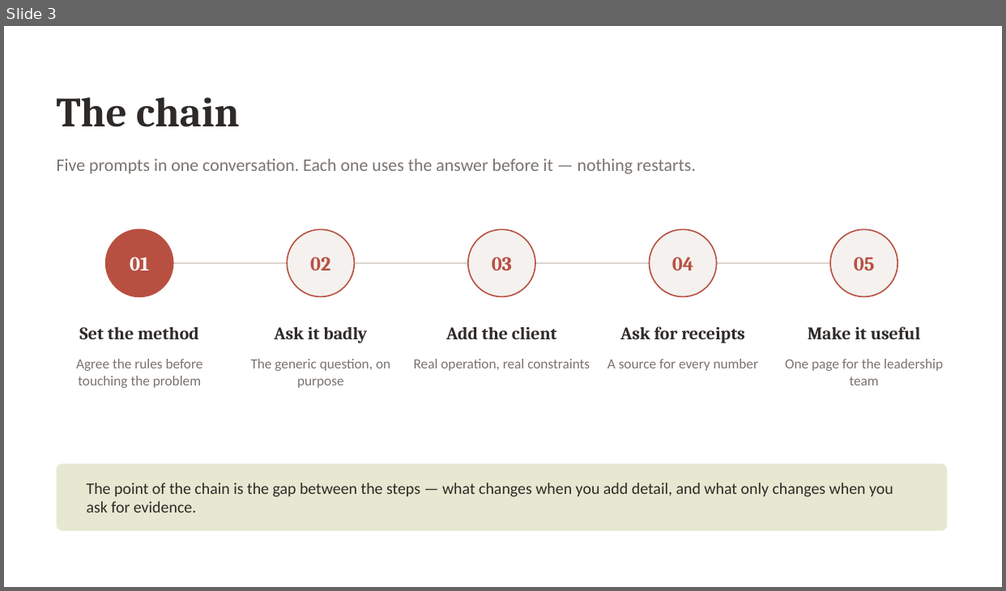
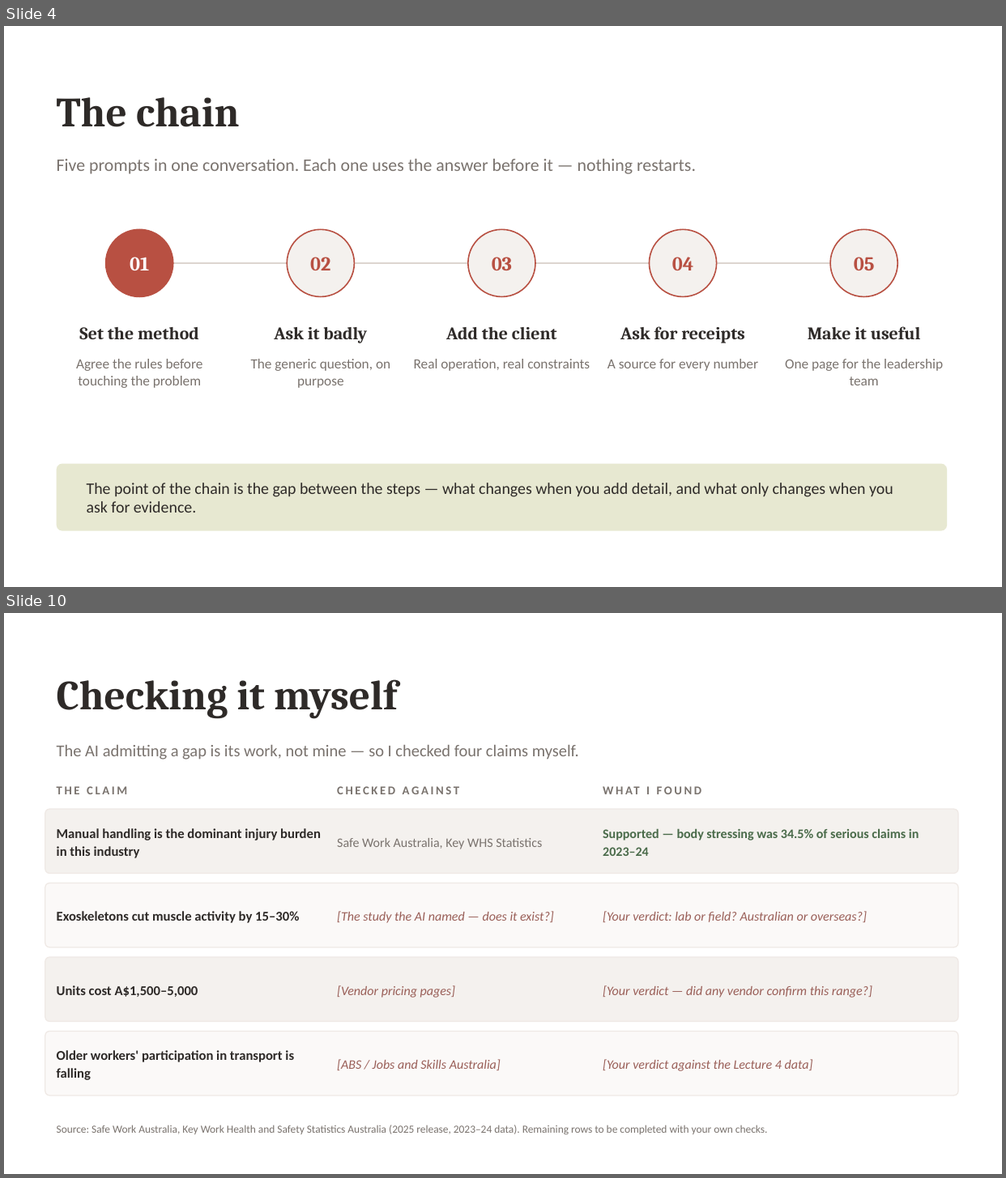
Before and after one commit to danielfrancogomez-wq/My-computer-claude-code, a slide deck: Followmont-Prompt-Chain.pptx. Shown one above the other, each under a label of ours: slide 3 before the commit, slides 4 and 10 after it; the slides between them are not shown. The pictures are 1006x591 and 1006x1178 pixels, drawn with LibreOffice and Linux fonts; fonts in the diff are those of the drawing. Boxes give left, top, right and bottom in pixels: in the first picture for what was removed or moved away, otherwise in the second. Text is boxed around its words. In the diff, an @@ line names an element or a change of style, - is before the commit and + after.

```diff
--- a/Followmont-Prompt-Chain.pptx
+++ b/Followmont-Prompt-Chain.pptx
@@ slide 10 added at <box>4,613,1002,1174</box>, background #FFFFFF @@
@@ text added at <box>57,679,397,719</box>, 40 pt, text #2E2A28, bold @@
+Checking it myself
@@ text added at <box>57,745,579,760</box>, 16 pt, text #7A736E @@
+The AI admitting a gap is its work, not mine — so I checked four claims myself.
@@ text added at <box>57,786,127,794</box>, 11.5 pt, text #7A736E, bold @@
+THE CLAIM
@@ text added at <box>337,786,459,794</box>, 11.5 pt, text #7A736E, bold @@
+CHECKED AGAINST
@@ text added at <box>646,786,650,794</box>, 11.5 pt, text #7A736E, bold @@
+WHAT I FOUND
@@ rounded rectangle added at <box>45,809,958,874</box>, fill #F4F1EE, outline #EFE9E5 1 pt @@
@@ text added at <box>57,828,321,858</box>, 13 pt, text #2E2A28, bold @@
+Manual handling is the dominant injury burden in this industry
@@ text added at <box>603,828,919,856</box>, 12.5 pt, text #4A6B4A, bold @@
+Supported — body stressing was 34.5% of serious claims in 2023–24
@@ text added at <box>337,838,542,850</box>, 12.5 pt, text #7A736E @@
+Safe Work Australia, Key WHS Statistics
@@ rounded rectangle added at <box>45,884,958,948</box>, fill #FBF9F8, outline #EFE9E5 1 pt @@
@@ text added at <box>57,911,299,923</box>, 13 pt, text #2E2A28, bold @@
+Exoskeletons cut muscle activity by 15–30%
@@ text added at <box>337,911,554,923</box>, 12.5 pt, text #9A5F58, italic @@
+[The study the AI named — does it exist?]
@@ text added at <box>603,911,867,922</box>, 12.5 pt, text #9A5F58, italic @@
+[Your verdict: lab or field? Australian or overseas?]
@@ rounded rectangle added at <box>45,957,958,1022</box>, fill #F4F1EE, outline #EFE9E5 1 pt @@
@@ text added at <box>57,986,198,997</box>, 13 pt, text #2E2A28, bold @@
+Units cost A$1,500–5,000
@@ text added at <box>337,986,455,998</box>, 12.5 pt, text #9A5F58, italic @@
+[Vendor pricing pages]
@@ text added at <box>603,986,872,998</box>, 12.5 pt, text #9A5F58, italic @@
+[Your verdict — did any vendor confirm this range?]
@@ rounded rectangle added at <box>45,1032,958,1096</box>, fill #FBF9F8, outline #EFE9E5 1 pt @@
@@ text added at <box>57,1050,294,1080</box>, 13 pt, text #2E2A28, bold @@
+Older workers' participation in transport is falling
@@ text added at <box>337,1059,501,1071</box>, 12.5 pt, text #9A5F58, italic @@
+[ABS / Jobs and Skills Australia]
@@ text added at <box>603,1059,813,1071</box>, 12.5 pt, text #9A5F58, italic @@
+[Your verdict against the Lecture 4 data]
@@ text added at <box>57,1125,768,1135</box>, 10.5 pt, text #7A736E @@
+Source: Safe Work Australia, Key Work Health and Safety Statistics Australia (2025 release, 2023–24 data). Remaining rows to be completed with your own checks.
@@ what was slide 3 is now slide 4 @@
```
Also in this commit, not shown: 5 slides changed, 5 other slides added, 2 slides removed, 1 other file.
